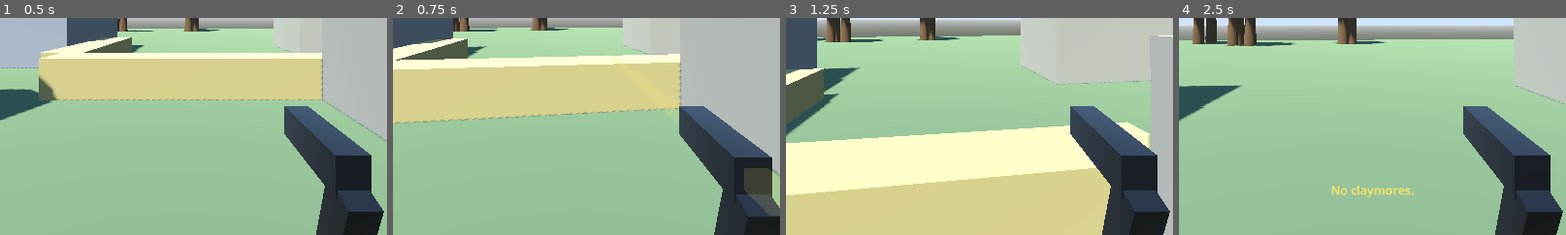
Above: before the commit, frames 1-4 (left to right).
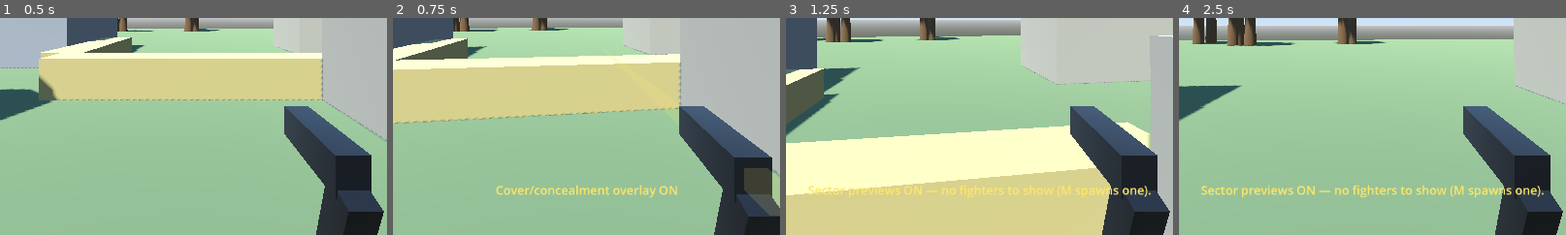
Above: after the commit, the same moments.

Repository: aepibailey/Zombie-Game
Game: Godot game, scene res://scenes/Main.tscn
Two runs of this game, one before a commit and one after it. Both use one fixed random seed, a clock stepped at 60 frames per second and the inputs below.
Inputs (mouse positions are % of the whole screen's width and height, from its top left):
- Up to frame 1 (0.5 s): no input
- Up to frame 2 (0.75 s): tap Enter at 0.5 s; move the mouse to (55, 50) at 0.52 s; hold W from 0.53 s (still down); tap P at 0.6 s; click (55, 50) at 0.67 s
- Up to frame 3 (1.25 s): keep holding W; tap Space at 0.77 s; tap U at 0.8 s
- Up to frame 4 (2.5 s): keep holding W; move the mouse to (45, 50) at 1.27 s; tap U at 1.35, 2.3 s; tap Space at 1.52 s; tap P at 1.55 s; move the mouse to (52, 48) at 2.02 s; tap V (equip_claymore) at 2.1 s
The pictures show only the part of the screen within x 25-75%, y 50-100%; the shares and areas given below are measured in that part.

Frame 1 is identical in both runs. In frame 2, 0.9% of the frame differs, in the area x 26-74%, y 77-83%; in frame 3, 1.1%; in frame 4, 1.7%, in the area x 5-95%, y 77-83%.

Commit message:
Step 8A Phase 4: sector-of-fire preview and cover/concealment debug draw
SectorPreview (U) — casts a fan of rays from a fighter's eye point across its
assigned arc and draws a ground wedge whose radius follows what each ray
actually reached, so the footprint IS the fighter's real coverage with cover
and concealment carved out of it. Segments cut short by something are drawn
in a different hue (not just alpha — NVG green preserves brightness but not
intensity-only separation). One preview per fighter, attached at spawn,
hidden until toggled; the toggle state is remembered so a fighter recruited
while previews are up comes in already showing one.

This is what makes D4 liveable: a fighter has one fixed eye height and never
crouches or peeks, so an emplacement behind full cover sees nothing. That is
only a fair consequence if it is visible before committing, and this is what
makes it visible.

CoverDebugDraw (P) — tints every cover_solid and concealment volume in two
distinct colours, explicitly for authoring Position Two in step 8B. Finds
volumes by testing collision layer bits rather than consulting a registry, so
it shows what the physics engine actually sees; a destroyed sandbag correctly
vanishes from the overlay because CoverSurface clears the bit. Warns rather
than silently skipping if it meets a non-box cover shape.

Tunables live on the new CoverPreviewConfig resource (both consumers are
.new()'d in code, so their own @exports would never reach an inspector).
Range and arc are deliberately NOT among them — the preview reads
FighterType.engagement_range and sector_arc_degrees directly, because a
preview that could drift from the numbers it depicts would lie at exactly
the moment the player is deciding where to put someone.

Also folded every sight raycast in the project into ONE function. The preview
needs a distance, not just a yes/no, and my first pass had it running its own
query for that — a parallel LOS implementation, the exact thing Phase 2
exists to prevent. LineOfSight.trace() now returns clear/distance/position
and between(), clear_to_point() and clear_between_points() all bottom out in
it. LineOfSight.gd now contains the project's only sight-ray intersect_ray
call, and LOS_MASK is referenced nowhere outside that file.

Fixed an unreachable print() after `return f` in Main._spawn_fighter() while
adding the preview attachment there — a pre-existing dead statement.

New keys are P and U, continuing the letter-key convention from the
function-key purge; both verified free against every existing bind.

Co-Authored-By: Claude Opus 5 <noreply@anthropic.com>
Claude-Session: https://claude.ai/code/session_01GYUJQnPzi923Fa9UGz9bkd

Diff:
--- /dev/null
+++ b/resources/cover_preview.tres
@@ -0,0 +1,28 @@
+[gd_resource type="Resource" script_class="CoverPreviewConfig" load_steps=2 format=3]
+
+; Step 8A visualization tunables — the fighter sector-of-fire preview and the
+; cover/concealment debug tint.
+;
+; No range or arc here on purpose: the preview reads FighterType's own
+; engagement_range and sector_arc_degrees, so it cannot draw a wedge the
+; fighter does not actually engage.
+;
+; ground_offset matches TargetPainter's GROUND_OFFSET so a sector preview and
+; a paint marker on the same patch of ground do not z-fight.
+;
+; clear vs occluded are different HUES, not different alphas: under the NVG
+; green tint, relative brightness survives but colour separation by intensity
+; alone does not.
+
+[ext_resource type="Script" path="res://scripts/CoverPreviewConfig.gd" id="1_cfg"]
+
+[resource]
+script = ExtResource("1_cfg")
+sector_ray_count = 24
+ground_offset = 0.04
+clear_color = Color(0.15, 1, 0.25, 0.2)
+occluded_color = Color(1, 0.35, 0.1, 0.28)
+draw_rays = true
+ray_color = Color(1, 1, 1, 0.35)
+debug_cover_color = Color(0.2, 0.55, 1, 0.35)
+debug_concealment_color = Color(0.35, 1, 0.4, 0.3)
--- /dev/null
+++ b/scripts/CoverDebugDraw.gd
@@ -0,0 +1,143 @@
+extends Node3D
+class_name CoverDebugDraw
+## Debug overlay tinting every cover_solid and concealment volume in the
+## world, in two clearly distinct colours (Step 8A Phase 4).
+##
+## EXPLICITLY FOR BUILDING POSITION TWO (Step 8B). Cover and concealment are
+## invisible properties of collision layers — a sandbag wall and a decorative
+## block look identical, and a concealment volume may have no visual at all.
+## Laying out a map against a system you cannot see is guesswork; this makes
+## the layers legible in-world so the geometry can be authored deliberately.
+##
+## READS THE LAYERS, NOT A REGISTRY. It finds volumes by testing collision
+## layer bits on every CollisionObject3D in the tree, so it shows what the
+## PHYSICS ENGINE actually sees rather than what some bookkeeping list claims.
+## That difference matters: the bug class this whole step guards against is
+## state and layers disagreeing, and an overlay driven by the same bookkeeping
+## as the bug would render the bug invisible.
+##
+## A DESTROYED SANDBAG CORRECTLY VANISHES from the overlay: CoverSurface
+## clears the layer bit on destruction, and this reads the bit.
+
+const REFRESH_INTERVAL := 0.5   ## rescan cadence; the world changes rarely
+
+var config: CoverPreviewConfig
+
+var _on := false
+var _timer := 0.0
+## Overlay mesh per source collider, keyed by that collider's instance id, so
+## a rescan reuses what is already drawn instead of rebuilding every frame.
+var _overlays: Dictionary = {}
+
+func setup(cfg: CoverPreviewConfig) -> void:
+	config = cfg
+
+func is_on() -> bool:
+	return _on
+
+func toggle() -> bool:
+	_on = not _on
+	if _on:
+		_rescan()
+	else:
+		_clear()
+	return _on
+
+func _process(delta: float) -> void:
+	if not _on:
+		return
+	_timer -= delta
+	if _timer > 0.0:
+		return
+	_timer = REFRESH_INTERVAL
+	_rescan()
+
+func _clear() -> void:
+	for id in _overlays:
+		var mi: Node = _overlays[id]
+		if is_instance_valid(mi):
+			mi.queue_free()
+	_overlays.clear()
+
+## Walk every CollisionObject3D and draw an overlay for each shape belonging
+## to one that carries a cover or concealment bit.
+func _rescan() -> void:
+	var seen := {}
+	_collect(get_tree().root, seen)
+	# Anything that stopped being cover (a destroyed sandbag panel) or left
+	# the tree loses its overlay on the next pass.
+	var stale: Array = []
+	for id in _overlays:
+		if not seen.has(id):
+			stale.append(id)
+	for id in stale:
+		var mi: Node = _overlays[id]
+		if is_instance_valid(mi):
+			mi.queue_free()
+		_overlays.erase(id)
+
+func _collect(node: Node, seen: Dictionary) -> void:
+	var body := node as CollisionObject3D
+	if body != null:
+		var is_cover: bool = (body.collision_layer & Obstacle.COVER_SOLID_LAYER) != 0
+		var is_conceal: bool = (body.collision_layer & Obstacle.CONCEALMENT_LAYER) != 0
+		if is_cover or is_conceal:
+			var id := body.get_instance_id()
+			seen[id] = true
+			if not _overlays.has(id) or not is_instance_valid(_overlays[id]):
+				var mi := _build_overlay(body, is_cover)
+				if mi != null:
+					_overlays[id] = mi
+			else:
+				# Keep it aligned — nothing in the project moves cover today,
+				# but a hulk on a vehicle or a placed obstacle being dragged
+				# in a future build mode would.
+				var existing: Node3D = _overlays[id]
+				existing.global_transform = body.global_transform
+	for c in node.get_children():
+		_collect(c, seen)
+
+## One overlay node per collider, carrying a slightly-inflated copy of each of
+## that collider's BoxShape3D children.
+##
+## Box shapes only, and that is not a shortcut: every cover and concealment
+## volume in the project today is a box (sandbag panels, the debug
+## concealment test box). A non-box cover shape would silently draw nothing,
+## so it warns rather than failing quietly.
+func _build_overlay(body: CollisionObject3D, is_cover: bool) -> Node3D:
+	var root := Node3D.new()
+	root.top_level = true
+	add_child(root)
+	root.global_transform = body.global_transform
+
+	var mat := StandardMaterial3D.new()
+	mat.shading_mode = BaseMaterial3D.SHADING_MODE_UNSHADED
+	mat.transparency = BaseMaterial3D.TRANSPARENCY_ALPHA
+	mat.cull_mode = BaseMaterial3D.CULL_DISABLED
+	mat.albedo_color = config.debug_cover_color if is_cover else config.debug_concealment_color
+
+	var drew := 0
+	for child in body.get_children():
+		var cs := child as CollisionShape3D
+		if cs == null or cs.disabled:
+			continue
+		var box := cs.shape as BoxShape3D
+		if box == null:
+			push_warning("[COVERDBG] %s has a non-box cover shape (%s); not drawn."
+				% [body.name, cs.shape])
+			continue
+		var mesh := BoxMesh.new()
+		# Inflated a hair so the overlay never z-fights the real surface.
+		mesh.size = box.size * 1.02
+		var mi := MeshInstance3D.new()
+		mi.mesh = mesh
+		mi.material_override = mat
+		mi.cast_shadow = GeometryInstance3D.SHADOW_CASTING_SETTING_OFF
+		mi.transform = cs.transform
+		root.add_child(mi)
+		drew += 1
+
+	if drew == 0:
+		root.queue_free()
+		return null
+	return root
--- /dev/null
+++ b/scripts/CoverPreviewConfig.gd
@@ -0,0 +1,49 @@
+extends Resource
+class_name CoverPreviewConfig
+## Every tunable for the two Step 8A visualizations: the fighter's
+## sector-of-fire preview and the cover/concealment debug tint.
+##
+## A Resource because both consumers are INSTANTIATED IN CODE (Main and
+## Fighter build them with .new()) — exports on a code-instantiated node
+## never reach the inspector, so they would not actually be tunable. Same
+## pattern TargetPaintConfig, FireMissionConfig, UAVConfig and ApacheConfig
+## use.
+##
+## CONTAINS NO RANGE OR ARC. Deliberately: the preview's reach and width are
+## FighterType.engagement_range and FighterType.sector_arc_degrees, read
+## straight off the fighter being previewed. A separate copy here could drift
+## from the real numbers, and a preview that draws a different wedge than the
+## fighter actually engages is worse than no preview — it would actively lie
+## at exactly the moment the player is deciding where to put someone.
+
+# --- Sector-of-fire preview -------------------------------------------------
+## How many rays the fan casts across the arc. Higher = finer resolution on
+## where cover cuts the sector, at linear cost. 24 across a 90-degree arc is
+## one ray every 3.75 degrees.
+@export var sector_ray_count: int = 24
+
+## Height above ground the wedge is drawn at, matching TargetPainter's own
+## GROUND_OFFSET so two ground markers never z-fight against each other.
+@export var ground_offset: float = 0.04
+
+## Portions of the arc with a clear line of fire from the fighter's eye.
+@export var clear_color: Color = Color(0.15, 1.0, 0.25, 0.20)
+## Portions cut short by cover or concealment. Deliberately a different HUE,
+## not just a different alpha — this has to read at a glance under the NVG
+## green tint, which preserves relative brightness but washes out anything
+## distinguished only by intensity.
+@export var occluded_color: Color = Color(1.0, 0.35, 0.1, 0.28)
+
+## Draw the individual ray lines on top of the filled wedge. The fill alone
+## shows WHERE the sector is cut; the rays show the actual traced lines, which
+## is what makes a narrow gap between two cover objects legible.
+@export var draw_rays: bool = true
+@export var ray_color: Color = Color(1.0, 1.0, 1.0, 0.35)
+
+# --- Cover / concealment debug tint -----------------------------------------
+## Overlay colour for cover_solid volumes (stops rounds AND sight).
+@export var debug_cover_color: Color = Color(0.2, 0.55, 1.0, 0.35)
+## Overlay colour for concealment volumes (stops sight only). Must stay
+## clearly distinct from debug_cover_color — telling the two apart at a
+## glance is the entire purpose of the mode.
+@export var debug_concealment_color: Color = Color(0.35, 1.0, 0.4, 0.30)
--- a/scripts/LineOfSight.gd
+++ b/scripts/LineOfSight.gd
@@ -64,11 +64,8 @@
 	if not is_instance_valid(observer) or not is_instance_valid(target):
 		return false
 	var space := observer.get_world_3d().direct_space_state
-	var q := PhysicsRayQueryParameters3D.create(eye_point(observer), eye_point(target))
-	q.collision_mask = LOS_MASK
-	q.collide_with_areas = false
-	q.exclude = _rids_of([observer, target])
-	return space.intersect_ray(q).is_empty()
+	return trace(space, eye_point(observer), eye_point(target),
+		_rids_of([observer, target]))["clear"]
 
 ## Eye-to-arbitrary-point, where the point is a position in space rather than
 ## an entity (a laser dot on a wall, a fan ray's endpoint in the placement
@@ -79,16 +76,12 @@
 	if observer == null or not is_instance_valid(observer):
 		return false
 	var space := observer.get_world_3d().direct_space_state
-	var q := PhysicsRayQueryParameters3D.create(eye_point(observer), to)
-	q.collision_mask = LOS_MASK
-	q.collide_with_areas = false
-	q.exclude = _rids_of([observer])
-	var hit := space.intersect_ray(q)
-	if hit.is_empty():
+	var r := trace(space, eye_point(observer), to, _rids_of([observer]))
+	if r["clear"]:
 		return true
 	if tolerance <= 0.0:
 		return false
-	var at: Vector3 = hit.position
+	var at: Vector3 = r["position"]
 	return at.distance_to(to) < tolerance
 
 ## Point-to-point, for a caller that already holds both ends (the fighter
@@ -96,11 +89,32 @@
 ## the world yet). `exclude` is passed straight through.
 static func clear_between_points(space: PhysicsDirectSpaceState3D,
 		from: Vector3, to: Vector3, exclude: Array[RID] = []) -> bool:
+	return trace(space, from, to, exclude)["clear"]
+
+## THE sight raycast. Every other function in this file bottoms out here, and
+## so does every caller that needs more than a yes/no — there is exactly one
+## place in the project where a sight ray is actually cast, and this is it.
+##
+## Returns {"clear": bool, "distance": float, "position": Vector3}:
+##   clear     — nothing between the two points
+##   distance  — to the first blocker, or the full length when clear
+##   position  — where it was blocked, or `to` when clear
+##
+## The sector preview needs the distance (to draw how far the shot line
+## actually reaches) and would otherwise either trace twice for one answer or
+## keep its own copy of the query — the second of which would be a parallel
+## LOS implementation, the exact thing this file exists to prevent.
+static func trace(space: PhysicsDirectSpaceState3D, from: Vector3, to: Vector3,
+		exclude: Array[RID] = []) -> Dictionary:
 	var q := PhysicsRayQueryParameters3D.create(from, to)
 	q.collision_mask = LOS_MASK
 	q.collide_with_areas = false
 	q.exclude = exclude
-	return space.intersect_ray(q).is_empty()
+	var hit := space.intersect_ray(q)
+	if hit.is_empty():
+		return {"clear": true, "distance": from.distance_to(to), "position": to}
+	var at: Vector3 = hit.position
+	return {"clear": false, "distance": from.distance_to(at), "position": at}
 
 static func _rids_of(nodes: Array) -> Array[RID]:
 	var out: Array[RID] = []
--- a/scripts/Main.gd
+++ b/scripts/Main.gd
@@ -97,6 +97,18 @@
 const DEBUG_COVER_TEST_SPAWN_DISTANCE := 4.0
 const DEBUG_COVER_TEST_SIZE := Vector3(1.5, 1.8, 1.5)
 # ---------------------------------------------------------------------------
+
+## Step 8A phase 4. Tints every cover_solid / concealment volume in the world
+## so the layers are legible while authoring geometry — explicitly for
+## building Position Two in step 8B. See CoverDebugDraw.gd.
+const KEY_DEBUG_COVER_DRAW := KEY_P
+## Step 8A phase 4. Shows every live fighter's sector-of-fire wedge, carved by
+## whatever cover actually intrudes on it. Player-facing in intent — it
+## belongs to a fighter PLACEMENT mode, which does not exist yet (fighters
+## spawn in front of the player); on a toggle until it does. See
+## SectorPreview.gd.
+const KEY_DEBUG_SECTOR_PREVIEW := KEY_U
+const COVER_PREVIEW_CONFIG := preload("res://resources/cover_preview.tres")
 
 var zombie_scene: PackedScene = preload("res://scenes/Zombie.tscn")
 
@@ -163,6 +175,9 @@
 var _nvg_whiteout: ColorRect
 var _gain_limit := 0.0          # 0 = normal, 1 = full daylight whiteout
 var _hitbox_debug_on := false
+## Step 8A phase 4 visualizations.
+var _cover_debug: CoverDebugDraw
+var _sector_previews_on := false
 
 const NVG_GAIN_RAMP := 0.5      # seconds to ramp into/out of the whiteout
 
@@ -617,6 +632,14 @@
 	_roster_menu.name = "RosterMenu"
 	add_child(_roster_menu)
 	_roster_menu.setup(player, _hud, FIGHTER_ECONOMY_CONFIG, _spawn_fighter)
+
+	# Step 8A phase 4 debug overlay (P). Built here rather than lazily on
+	# first toggle so it is in the tree with everything else and its own
+	# _process is running when the key is hit.
+	_cover_debug = CoverDebugDraw.new()
+	_cover_debug.name = "CoverDebugDraw"
+	_cover_debug.setup(COVER_PREVIEW_CONFIG)
+	add_child(_cover_debug)
 
 	_restore_base()
 
@@ -986,6 +1009,13 @@
 	if event.keycode == KEY_DEBUG_SPAWN_COVER_TEST:
 		_debug_spawn_cover_test()
 		return
+	if event.keycode == KEY_DEBUG_COVER_DRAW:
+		var on := _cover_debug.toggle()
+		_hud.show_message("Cover/concealment overlay " + ("ON" if on else "OFF"))
+		return
+	if event.keycode == KEY_DEBUG_SECTOR_PREVIEW:
+		_toggle_sector_previews()
+		return
 
 # ---------------------------------------------------------------------------
 # TEMPORARY SCAFFOLDING — DELETE WHEN POSITION TWO EXISTS. See the constants
@@ -1029,8 +1059,36 @@
 	# Facing the same way the player is, so the sector points downrange rather
 	# than back at whoever just spawned it.
 	f.global_rotation.y = player.global_rotation.y
+
+	# Sector-of-fire preview, one per fighter, hidden until toggled. Attached
+	# here rather than inside Fighter so the entity keeps owning no
+	# visualization — the same separation RosterMenu keeps from placement.
+	var preview := SectorPreview.new()
+	preview.name = "SectorPreview"
+	preview.setup(f, COVER_PREVIEW_CONFIG)
+	f.add_child(preview)
+	preview.set_shown(_sector_previews_on)
+
+	print("[FIGHTER] %s" % f.stat_line())
 	return f
-	print("[FIGHTER] %s" % f.stat_line())
+
+## Shows or hides every live fighter's sector-of-fire wedge at once.
+##
+## The state is remembered on _sector_previews_on so a fighter recruited
+## while the previews are up comes in already showing one, rather than the
+## display silently going inconsistent the moment the roster changes.
+func _toggle_sector_previews() -> void:
+	_sector_previews_on = not _sector_previews_on
+	var n := 0
+	for node in get_tree().get_nodes_in_group(Fighter.GROUP):
+		var p := node.get_node_or_null("SectorPreview") as SectorPreview
+		if p:
+			p.set_shown(_sector_previews_on)
+			n += 1
+	if n == 0 and _sector_previews_on:
+		_hud.show_message("Sector previews ON — no fighters to show (M spawns one).")
+		return
+	_hud.show_message("Sector-of-fire previews " + ("ON (%d)" % n if _sector_previews_on else "OFF"))
 
 ## See the KEY_DEBUG_SPAWN_COVER_TEST block above. A bare StaticBody3D + box
 ## mesh + CoverSurface, CONCEALMENT type — collision_layer starts at 0 (not
--- /dev/null
+++ b/scripts/SectorPreview.gd
@@ -0,0 +1,152 @@
+extends Node3D
+class_name SectorPreview
+## Live sector-of-fire visualization for one fighter (Step 8A Phase 4).
+##
+## Casts a fan of rays from the fighter's EYE POINT across its assigned arc
+## and draws a ground wedge whose radius follows what each ray actually
+## reached — so the shape on the ground IS the shape of the fighter's real
+## coverage, with cover and concealment carved out of it. Segments that ran
+## into something are drawn in a separate colour from segments that ran
+## clear to full range.
+##
+## ASKS THE SAME QUESTION THE FIGHTER ASKS. Every ray goes through
+## LineOfSight, against LineOfSight.LOS_MASK, from LineOfSight.eye_point() —
+## the identical path Fighter.acquire_target() uses. A preview that traced its
+## own rays could disagree with the fighter's own acquisition, which would
+## make it worse than no preview at all: the player would place someone based
+## on a picture the game does not honour.
+##
+## THIS IS WHY D4 IS LIVEABLE. A fighter has one fixed eye height and never
+## crouches or peeks, so a fighter behind full cover sees nothing — a real
+## consequence the player has to reason about. That is only fair if the
+## consequence is VISIBLE before committing, and this is what makes it
+## visible: put a fighter behind a full-height wall and the wedge collapses
+## to a stub of occluded-coloured segments.
+##
+## OWNS NO PLACEMENT. It renders whatever fighter it is attached to, wherever
+## that fighter currently is. There is no fighter placement/positioning mode
+## in the project yet (fighters spawn in front of the player — see
+## Main._spawn_fighter()); when one is built, it attaches one of these to its
+## ghost and gets the live preview with no change here.
+
+const RAY_LIFT := 0.02   ## ray lines sit just above the wedge fill
+
+var config: CoverPreviewConfig
+var _fighter: Fighter
+
+var _clear_fill: MeshInstance3D
+var _occluded_fill: MeshInstance3D
+var _rays: MeshInstance3D
+var _shown := false
+
+func setup(fighter: Fighter, cfg: CoverPreviewConfig) -> void:
+	_fighter = fighter
+	config = cfg
+
+func _ready() -> void:
+	# top_level: vertices are built in WORLD space (each ray has its own
+	# length, so there is nothing a shared node transform could contribute),
+	# and the fighter's own capsule transform must not distort a ground
+	# marker. Kept at identity for the same reason.
+	top_level = true
+	global_transform = Transform3D.IDENTITY
+
+	_clear_fill = _make_surface(config.clear_color)
+	_occluded_fill = _make_surface(config.occluded_color)
+	_rays = _make_surface(config.ray_color)
+	visible = false
+
+func _make_surface(c: Color) -> MeshInstance3D:
+	# Unshaded + transparent, matching TargetPainter's marker convention so
+	# ground overlays read identically across the project.
+	var m := StandardMaterial3D.new()
+	m.shading_mode = BaseMaterial3D.SHADING_MODE_UNSHADED
+	m.transparency = BaseMaterial3D.TRANSPARENCY_ALPHA
+	m.cull_mode = BaseMaterial3D.CULL_DISABLED
+	m.albedo_color = c
+	var mi := MeshInstance3D.new()
+	mi.material_override = m
+	mi.cast_shadow = GeometryInstance3D.SHADOW_CASTING_SETTING_OFF
+	add_child(mi)
+	return mi
+
+func set_shown(on: bool) -> void:
+	_shown = on
+	visible = on
+
+func is_shown() -> bool:
+	return _shown
+
+func _process(_delta: float) -> void:
+	if not _shown or _fighter == null or not is_instance_valid(_fighter):
+		return
+	_rebuild()
+
+## One ray per fan step, each clipped to whatever it actually hit. Adjacent
+## pairs become one triangle; the pair's colour is decided by whether EITHER
+## of its two edge rays was blocked, so a segment straddling the edge of a
+## sandbag wall reads as occluded rather than silently half-clear.
+func _rebuild() -> void:
+	var eye := LineOfSight.eye_point(_fighter)
+	var reach: float = _fighter.fighter_type.engagement_range
+	var half := _fighter.sector_half_angle_rad()
+	var fwd := _fighter.facing()
+	var n: int = maxi(2, config.sector_ray_count)
+	var space := _fighter.get_world_3d().direct_space_state
+	var exclude := _ray_exclude()
+
+	var apex := Vector3(_fighter.global_position.x,
+		_fighter.global_position.y + config.ground_offset,
+		_fighter.global_position.z)
+
+	var clear_mesh := ImmediateMesh.new()
+	clear_mesh.surface_begin(Mesh.PRIMITIVE_TRIANGLES)
+	var occ_mesh := ImmediateMesh.new()
+	occ_mesh.surface_begin(Mesh.PRIMITIVE_TRIANGLES)
+	var line_mesh := ImmediateMesh.new()
+	line_mesh.surface_begin(Mesh.PRIMITIVE_LINES)
+
+	var prev_edge := Vector3.ZERO
+	var prev_blocked := false
+	var lift := Vector3(0.0, RAY_LIFT, 0.0)
+
+	for i in range(n + 1):
+		var a: float = -half + (2.0 * half) * (float(i) / float(n))
+		var dir := fwd.rotated(Vector3.UP, a).normalized()
+		var far := eye + dir * reach
+		# THE shared sight ray — same function, same mask, same eye point the
+		# fighter's own acquisition uses. Returns the distance too, so the
+		# wedge can be drawn to where the shot line actually stops without a
+		# second trace and without this file keeping its own query.
+		var r := LineOfSight.trace(space, eye, far, exclude)
+		var blocked: bool = not r["clear"]
+		var dist: float = r["distance"]
+		# Ground-projected: the wedge is a footprint, so each ray's reach is
+		# laid flat rather than drawn at eye height.
+		var edge := apex + dir * dist
+
+		if i > 0:
+			var target := occ_mesh if (blocked or prev_blocked) else clear_mesh
+			target.surface_add_vertex(apex)
+			target.surface_add_vertex(prev_edge)
+			target.surface_add_vertex(edge)
+		prev_edge = edge
+		prev_blocked = blocked
+
+		if config.draw_rays:
+			line_mesh.surface_add_vertex(apex + lift)
+			line_mesh.surface_add_vertex(edge + lift)
+
+	clear_mesh.surface_end()
+	occ_mesh.surface_end()
+	line_mesh.surface_end()
+	_clear_fill.mesh = clear_mesh
+	_occluded_fill.mesh = occ_mesh
+	_rays.mesh = line_mesh
+	_rays.visible = config.draw_rays
+
+## The fighter itself never blocks its own sector.
+func _ray_exclude() -> Array[RID]:
+	var out: Array[RID] = []
+	out.append(_fighter.get_rid())
+	return out
